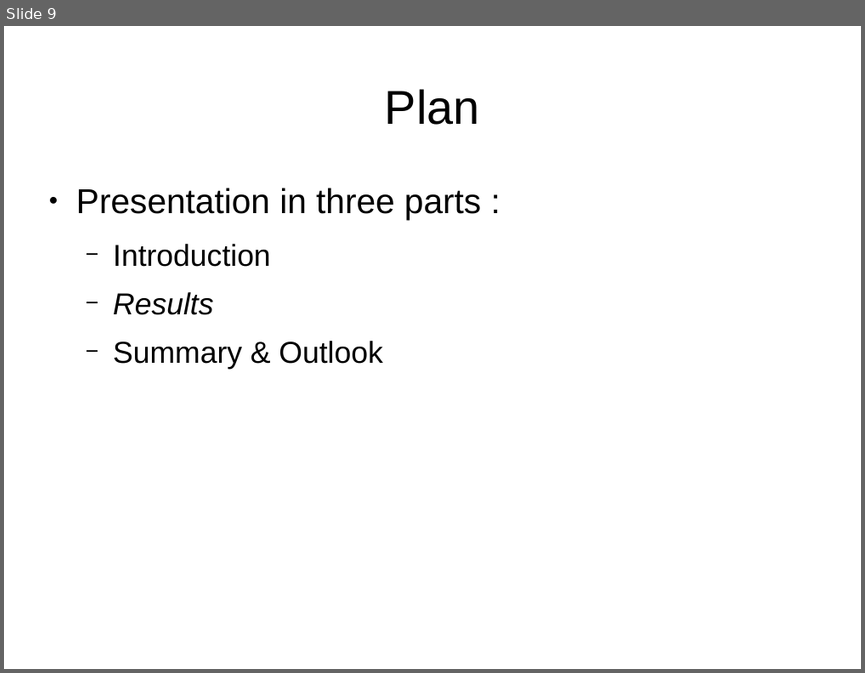
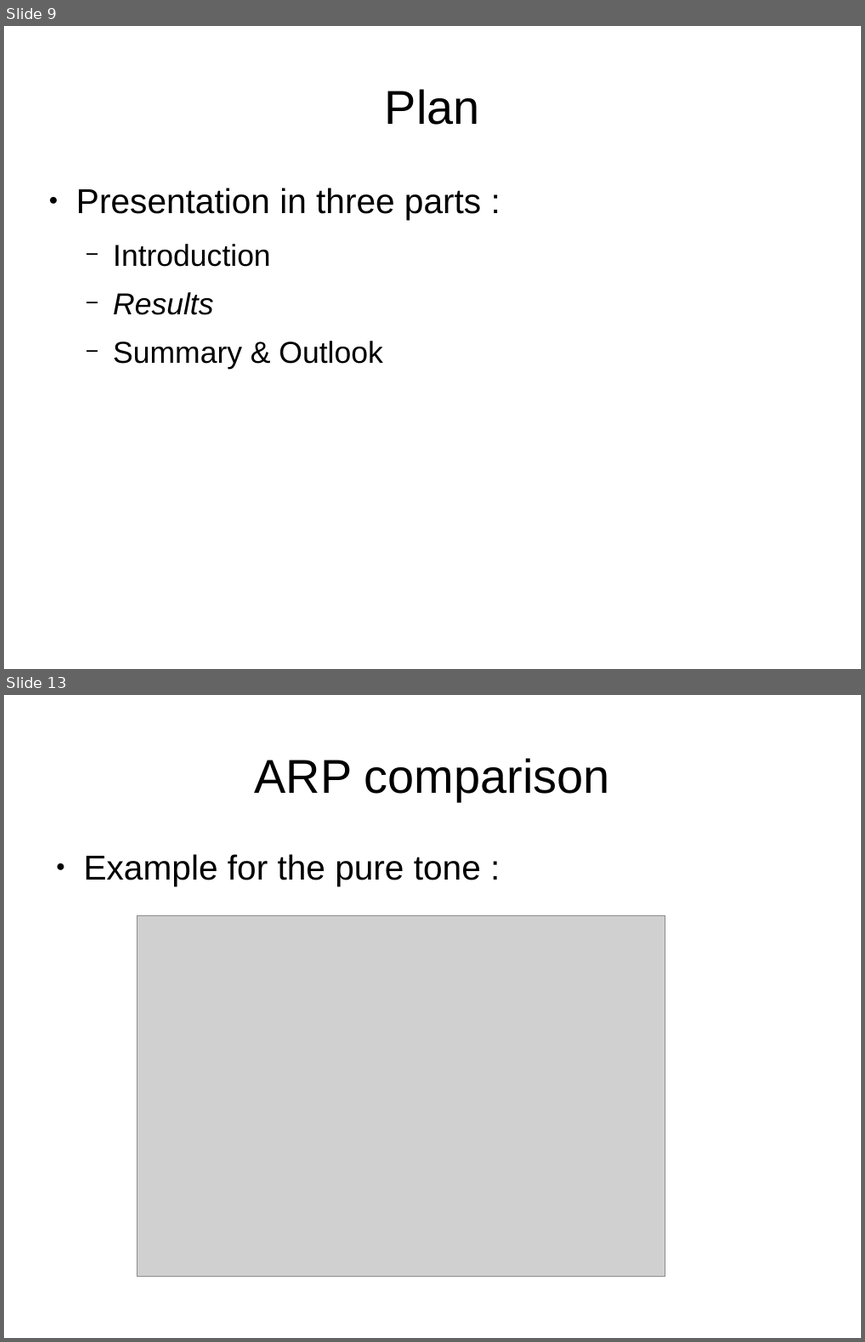
Before and after one commit to MaelleC/auditory-things, a slide deck: presentation/pres1.odp. Shown one above the other, each under a label of ours: slide 9 before the commit, slides 9 and 13 after it; the slides between them are not shown. The pictures are 865x673 and 865x1342 pixels, drawn with LibreOffice and Linux fonts; fonts in the diff are those of the drawing; grey boxes stand for pictures. Boxes give left, top, right and bottom in pixels: in the first picture for what was removed or moved away, otherwise in the second. Text is boxed around its words. In the diff, an @@ line names an element or a change of style, - is before the commit and + after.

```diff
--- a/presentation/pres1.odp
+++ b/presentation/pres1.odp
@@ slide 13 added at <box>4,695,861,1338</box>, background #FFFFFF @@
@@ title added at <box>255,758,610,801</box>, 44 pt, text #000000 @@
+ARP comparison
@@ text added at <box>84,854,481,886</box>, 32 pt, text #000000 @@
+● Example for the pure tone :
@@ picture added at <box>137,915,665,1276</box> @@
```
Also in this commit, not shown: 1 slide changed, 7 other slides added, 10 other files.
